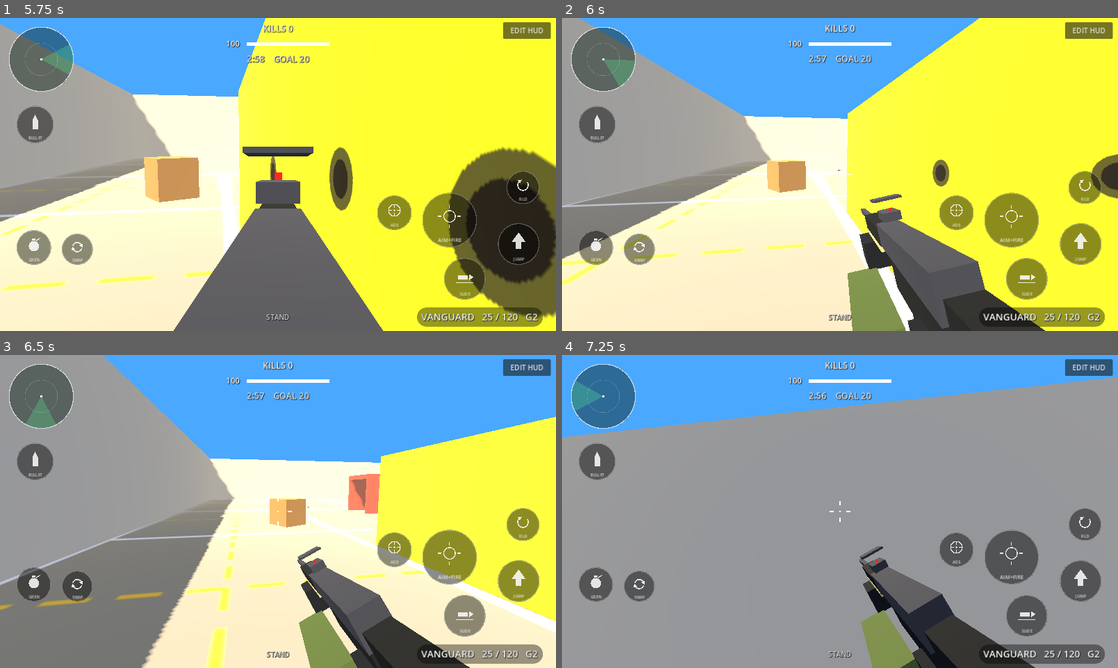
Above: before the commit, frames 1-4 (two rows, left to right).
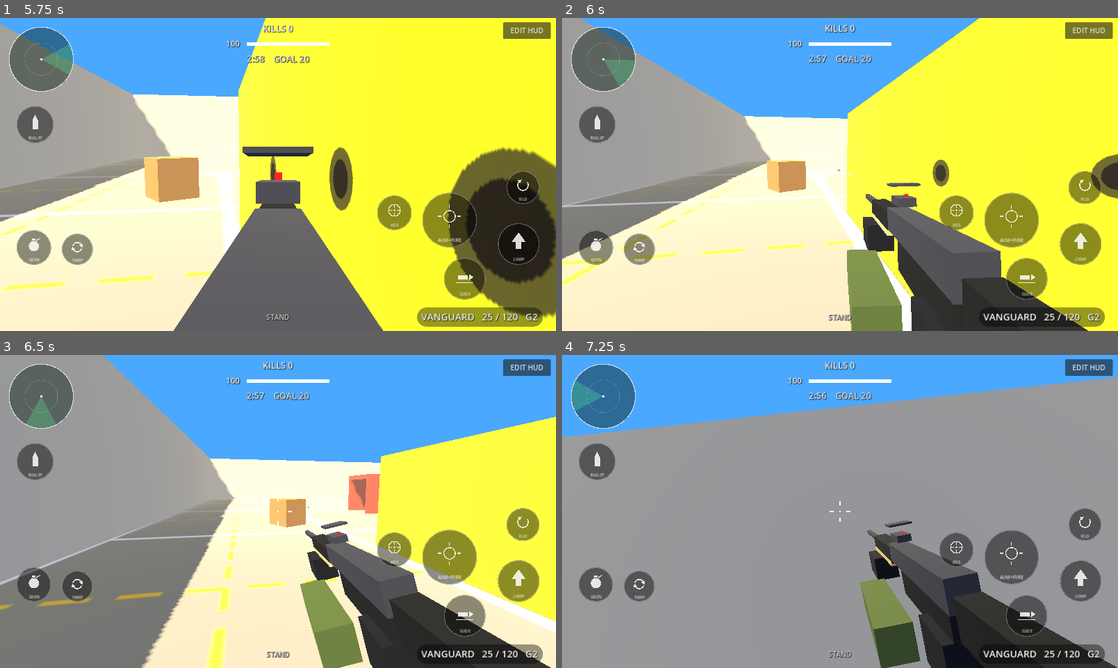
Above: after the commit, the same moments.

Repository: Goated-max/shipment-fpp
Game: Godot game, scene res://scenes/main.tscn
Same seed, same stepped clock (60 frames per second), same inputs: the game is played once before the commit and once after it.
Inputs (mouse positions are in pixels of both pictures, inside the frame that each line leads up to):
- Up to frame 1 (5.75 s): click "DEPLOY" at 0.5 s; click "SHIPMENT" at 1.25 s; click "EDIT HUD" at 2 s; click "RESET DEFAULT" at 2.75 s; click "DONE / SAVE" at 3.5 s; move the mouse to (250, 237) at 4.27 s; hold W 4.28-5 s; tap C at 4.35 s; click (250, 237) at 4.42 s; tap Space at 4.52 s; drag from (444, 221) to (250, 237) at 5.02 s
- Up to frame 2 (6 s): move the mouse to (673, 127) at 5.77 s; hold A from 5.78 s (still down); tap R at 5.85 s
- Up to frame 3 (6.5 s): keep holding A
- Up to frame 4 (7.25 s): release A at 6.5 s; drag from (867, 511) to (673, 464) at 6.52 s

Frame 1 is identical in both runs. In frame 2, 5.3% of the frame differs, in the area x 51-95%, y 52-100%; in frame 3, 7.8%; in frame 4, 8.9%, in the area x 53-100%, y 52-100%.

Commit message:
per-weapon reload animations

Diff:
--- a/scripts/player.gd
+++ b/scripts/player.gd
@@ -133,7 +133,7 @@
     _box(gun, Vector3(0.022, 0.022, 0.5), Vector3(0, 0.025, -0.62), gm)
     _box(gun, Vector3(0.046, 0.07, 0.18), Vector3(0, 0.0, 0.28), pl)
     _box(gun, Vector3(0.034, 0.1, 0.045), Vector3(0, -0.1, 0.12), pl)
-    _box(gun, Vector3(0.034, 0.2, 0.05), Vector3(0, -0.17, 0.0), pl)
+    _rpart("mag", _box(gun, Vector3(0.034, 0.2, 0.05), Vector3(0, -0.17, 0.0), pl))
     _box(gun, Vector3(0.04, 0.02, 0.08), Vector3(0, 0.085, -0.12), gm)
     _box(gun, Vector3(0.066, 0.006, 0.06), Vector3(0, 0.125, -0.12), gm)
     _box(gun, Vector3(0.007, 0.007, 0.003), Vector3(0, 0.1, -0.09), _mat(Color(1, 0.16, 0.16), true))
@@ -332,21 +332,21 @@
         y += 0.03 * (1.0 - a)
         z -= 0.05 * (1.0 - a)
         rz += 0.12 * (1.0 - a)
-    var rw := 0.0
+    var rrot := Vector3.ZERO
     if reloading:
         reload_t += dt
-        rw = clampf(minf(reload_t / 0.3, (2.0 - reload_t) / 0.25), 0.0, 1.0)
+        rrot = _reload_pose(clampf(reload_t / 2.0, 0.0, 1.0))
         if reload_t >= 2.0:
             var n := mini(int(WEAPONS[cur]["mag"]) - mag, reserve)
             mag += n
             reserve -= n
             reloading = false
             hud.set_ammo(mag, reserve)
-    x -= 0.05 * rw
-    y -= 0.05 * rw
-    z += 0.04 * rw
-    rz += 0.5 * rw
-    rx -= 0.15 * rw
+    else:
+        _reset_parts()
+    rx += rrot.x
+    ry += rrot.y
+    rz += rrot.z
     gun.position = Vector3(x, y, z)
     gun.rotation = Vector3(rx, ry, rz)
     var fire_now: bool = firing and (bool(WEAPONS[cur]["auto"]) or not was_firing)
@@ -451,6 +451,8 @@
 
 # ---------- weapons: swap, grenades, ammo pickups, screen shake ----------
 func _clear_model() -> void:
+    rparts.clear()
+    rrest.clear()
     for c in gun.get_children():
         gun.remove_child(c)
         c.queue_free()
@@ -473,7 +475,7 @@
     _box(gun, Vector3(0.05, 0.065, 0.2), Vector3(0, 0.02, -0.2), gm)
     _box(gun, Vector3(0.048, 0.085, 0.07), Vector3(0, -0.035, -0.17), pl)
     _box(gun, Vector3(0.012, 0.014, 0.1), Vector3(0, 0.07, -0.12), gm)
-    _box(gun, Vector3(0.044, 0.14, 0.06), Vector3(0, -0.11, -0.05), pl)
+    _rpart("mag", _box(gun, Vector3(0.044, 0.14, 0.06), Vector3(0, -0.11, -0.05), pl))
     _box(gun, Vector3(0.12, 0.1, 0.12), Vector3(-0.02, -0.12, 0.02), glove)
     _box(gun, Vector3(0.1, 0.1, 0.3), Vector3(-0.07, -0.2, 0.2), sleeve)
     muzzle = Marker3D.new()
@@ -521,7 +523,7 @@
     _box(gun, Vector3(0.06, 0.072, 0.24), Vector3(0, 0.03, 0.0), gm)
     _box(gun, Vector3(0.034, 0.034, 0.2), Vector3(0, 0.03, -0.3), pl)
     _box(gun, Vector3(0.05, 0.02, 0.2), Vector3(0, 0.07, -0.12), gm)
-    _box(gun, Vector3(0.03, 0.22, 0.05), Vector3(0, -0.11, 0.0), pl)
+    _rpart("mag", _box(gun, Vector3(0.03, 0.22, 0.05), Vector3(0, -0.11, 0.0), pl))
     _box(gun, Vector3(0.04, 0.12, 0.05), Vector3(0, -0.09, 0.14), pl)
     _box(gun, Vector3(0.04, 0.05, 0.14), Vector3(0, 0.0, 0.26), tanm)
     _hands(-0.36)
@@ -537,7 +539,7 @@
     _box(gun, Vector3(0.03, 0.03, 0.2), Vector3(0, 0.03, -0.6), gm)
     _box(gun, Vector3(0.012, 0.13, 0.012), Vector3(-0.03, -0.07, -0.56), pl)
     _box(gun, Vector3(0.012, 0.13, 0.012), Vector3(0.03, -0.07, -0.56), pl)
-    _box(gun, Vector3(0.1, 0.12, 0.14), Vector3(0.07, -0.01, 0.0), tanm)
+    _rpart("ammo", _box(gun, Vector3(0.1, 0.12, 0.14), Vector3(0.07, -0.01, 0.0), tanm))
     _box(gun, Vector3(0.04, 0.12, 0.05), Vector3(0, -0.1, 0.12), pl)
     _box(gun, Vector3(0.05, 0.08, 0.22), Vector3(0, -0.01, 0.32), pl)
     _hands(-0.42)
@@ -575,8 +577,8 @@
     _cyl(Vector3(0, 0.12, 0.205), 0.026, 0.01, Vector3(PI / 2, 0, 0), glass)     # rear lens
     _cyl(Vector3(0, 0.19, -0.03), 0.014, 0.03, Vector3(0, 0, 0), gm)             # elevation turret
     _cyl(Vector3(0.042, 0.12, -0.03), 0.014, 0.03, Vector3(0, 0, PI / 2), gm)    # windage turret
-    _box(gun, Vector3(0.02, 0.02, 0.04), Vector3(0.035, 0.05, 0.04), tanm)       # bolt handle
-    _box(gun, Vector3(0.036, 0.13, 0.05), Vector3(0, -0.1, 0.0), pl)             # magazine
+    _rpart("bolt", _box(gun, Vector3(0.02, 0.02, 0.04), Vector3(0.035, 0.05, 0.04), tanm))  # bolt handle
+    _rpart("mag", _box(gun, Vector3(0.036, 0.13, 0.05), Vector3(0, -0.1, 0.0), pl))  # magazine
     _box(gun, Vector3(0.036, 0.12, 0.05), Vector3(0, -0.09, 0.14), pl)           # grip
     _box(gun, Vector3(0.055, 0.1, 0.34), Vector3(0, -0.01, 0.32), tanm)          # stock
     _hands(-0.38)
@@ -590,7 +592,8 @@
     _box(gun, Vector3(0.08, 0.09, 0.26), Vector3(0, 0.03, 0.0), gm)
     _box(gun, Vector3(0.05, 0.05, 0.36), Vector3(0, 0.04, -0.31), pl)
     _box(gun, Vector3(0.03, 0.03, 0.42), Vector3(0, -0.01, -0.2), pl)
-    _box(gun, Vector3(0.07, 0.05, 0.12), Vector3(0, -0.01, -0.36), tanm)
+    _rpart("pump", _box(gun, Vector3(0.07, 0.05, 0.12), Vector3(0, -0.01, -0.36), tanm))
+    _rpart("shell", _box(gun, Vector3(0.025, 0.025, 0.07), Vector3(0.2, -0.02, -0.15), tanm))
     _box(gun, Vector3(0.04, 0.13, 0.05), Vector3(0, -0.1, 0.1), pl)
     _box(gun, Vector3(0.05, 0.1, 0.22), Vector3(0, 0.0, 0.33), tanm)
     _hands(-0.36)
@@ -607,13 +610,85 @@
     _box(gun, Vector3(0.058, 0.058, 0.24), Vector3(0, 0.02, -0.28), tanm)        # tan handguard
     _box(gun, Vector3(0.026, 0.026, 0.36), Vector3(0, 0.03, -0.56), pl)          # medium barrel
     _box(gun, Vector3(0.04, 0.04, 0.07), Vector3(0, 0.03, -0.74), gm)            # muzzle brake
-    var mag := _box(gun, Vector3(0.034, 0.17, 0.05), Vector3(0, -0.1, -0.02), pl)  # magazine
-    mag.rotation.x = 0.15
+    var mg := _box(gun, Vector3(0.034, 0.17, 0.05), Vector3(0, -0.1, -0.02), pl)  # magazine
+    mg.rotation.x = 0.15
+    _rpart("mag", mg)
+    _rpart("charge", _box(gun, Vector3(0.012, 0.02, 0.04), Vector3(0.0, 0.1, 0.05), gm))  # charging handle
     _box(gun, Vector3(0.038, 0.12, 0.05), Vector3(0, -0.09, 0.13), pl)           # grip
     _box(gun, Vector3(0.05, 0.08, 0.26), Vector3(0, -0.01, 0.3), tanm)           # stock
     _box(gun, Vector3(0.04, 0.03, 0.12), Vector3(0, 0.03, 0.22), gm)             # cheek riser
     _hands(-0.3)
     _add_muzzle(-0.8, 0.03)
+
+# ---------- reload animations: each weapon moves its own named parts (p goes 0 -> 1 over the reload) ----------
+var rparts := {}   # part name -> node that moves during a reload
+var rrest := {}    # part name -> [position, rotation] at rest
+
+func _rpart(pname: String, n: Node3D) -> void:
+    rparts[pname] = n
+    rrest[pname] = [n.position, n.rotation]
+
+func _ss(x: float) -> float:
+    return x * x * (3.0 - 2.0 * x)
+
+# Ramps 0 -> 1 across [a, b], holds at 1 until c, then eases back to 0 by d.
+func _hold(p: float, a: float, b: float, c: float, d: float) -> float:
+    var up := _ss(clampf((p - a) / (b - a), 0.0, 1.0))
+    var down := _ss(clampf((p - c) / (d - c), 0.0, 1.0))
+    return up * (1.0 - down)
+
+func _reset_parts() -> void:
+    for k in rparts:
+        var n: Node3D = rparts[k]
+        var r: Array = rrest[k]
+        n.position = r[0]
+        n.rotation = r[1]
+        n.visible = k != "shell"
+
+func _move(pname: String, p: float, a: float, b: float, c: float, d: float, off: Vector3) -> void:
+    if not rparts.has(pname):
+        return
+    var r: Array = rrest[pname]
+    (rparts[pname] as Node3D).position = r[0] + off * _hold(p, a, b, c, d)
+
+func _turn(pname: String, p: float, a: float, b: float, c: float, d: float, rot: Vector3) -> void:
+    if not rparts.has(pname):
+        return
+    var r: Array = rrest[pname]
+    (rparts[pname] as Node3D).rotation = r[1] + rot * _hold(p, a, b, c, d)
+
+# Moves this weapon's parts for progress p and returns the gun-level tilt to add this frame.
+func _reload_pose(p: float) -> Vector3:
+    match cur:
+        "pistol":
+            _move("mag", p, 0.0, 0.25, 0.6, 0.9, Vector3(0, -0.2, 0.0))
+            return Vector3(0, 0, 0.15 * _hold(p, 0.0, 0.25, 0.6, 0.9))
+        "smg":
+            _move("mag", p, 0.0, 0.15, 0.5, 0.6, Vector3(0, -0.25, 0.0))
+            return Vector3(0.08 * _hold(p, 0.55, 0.65, 0.7, 0.8), 0, 0)
+        "lmg":
+            _move("ammo", p, 0.0, 0.35, 0.6, 0.95, Vector3(0.25, 0, 0))
+            return Vector3(-0.2 * _hold(p, 0.0, 0.35, 0.6, 0.95), 0, 0)
+        "sniper":
+            _move("mag", p, 0.0, 0.25, 0.7, 0.9, Vector3(0, -0.2, 0.0))
+            _move("bolt", p, 0.3, 0.38, 0.42, 0.5, Vector3(0, 0, 0.1))
+            return Vector3(-0.08 * _hold(p, 0.3, 0.38, 0.42, 0.5), 0, 0)
+        "shotgun":
+            if rparts.has("shell"):
+                var sh: Node3D = rparts["shell"]
+                sh.visible = p >= 0.1 and p < 0.45
+                sh.position = (rrest["shell"][0] as Vector3).lerp(Vector3(0, -0.01, -0.12), _ss(clampf((p - 0.1) / 0.3, 0.0, 1.0)))
+            _move("pump", p, 0.6, 0.7, 0.75, 0.9, Vector3(0, 0, 0.08))
+            var tilt := _hold(p, 0.0, 0.1, 0.45, 0.55)
+            return Vector3(0.2 * tilt, 0, 0.1 * tilt)
+        "marksman":
+            _move("mag", p, 0.0, 0.3, 0.65, 0.95, Vector3(0, -0.2, 0.0))
+            _move("charge", p, 0.8, 0.85, 0.9, 0.98, Vector3(0, 0, 0.08))
+            return Vector3(0, 0, 0.1 * _hold(p, 0.0, 0.3, 0.65, 0.95))
+        _:
+            _move("mag", p, 0.0, 0.3, 0.6, 0.9, Vector3(0, -0.22, 0.04))
+            _turn("mag", p, 0.0, 0.3, 0.6, 0.9, Vector3(0.2, 0, 0))
+            return Vector3(0, 0, 0.25 * _hold(p, 0.0, 0.3, 0.6, 0.9))
 
 func _swap_to(id: String) -> void:
     if id == cur or swap_t > 0.0 or dead:
